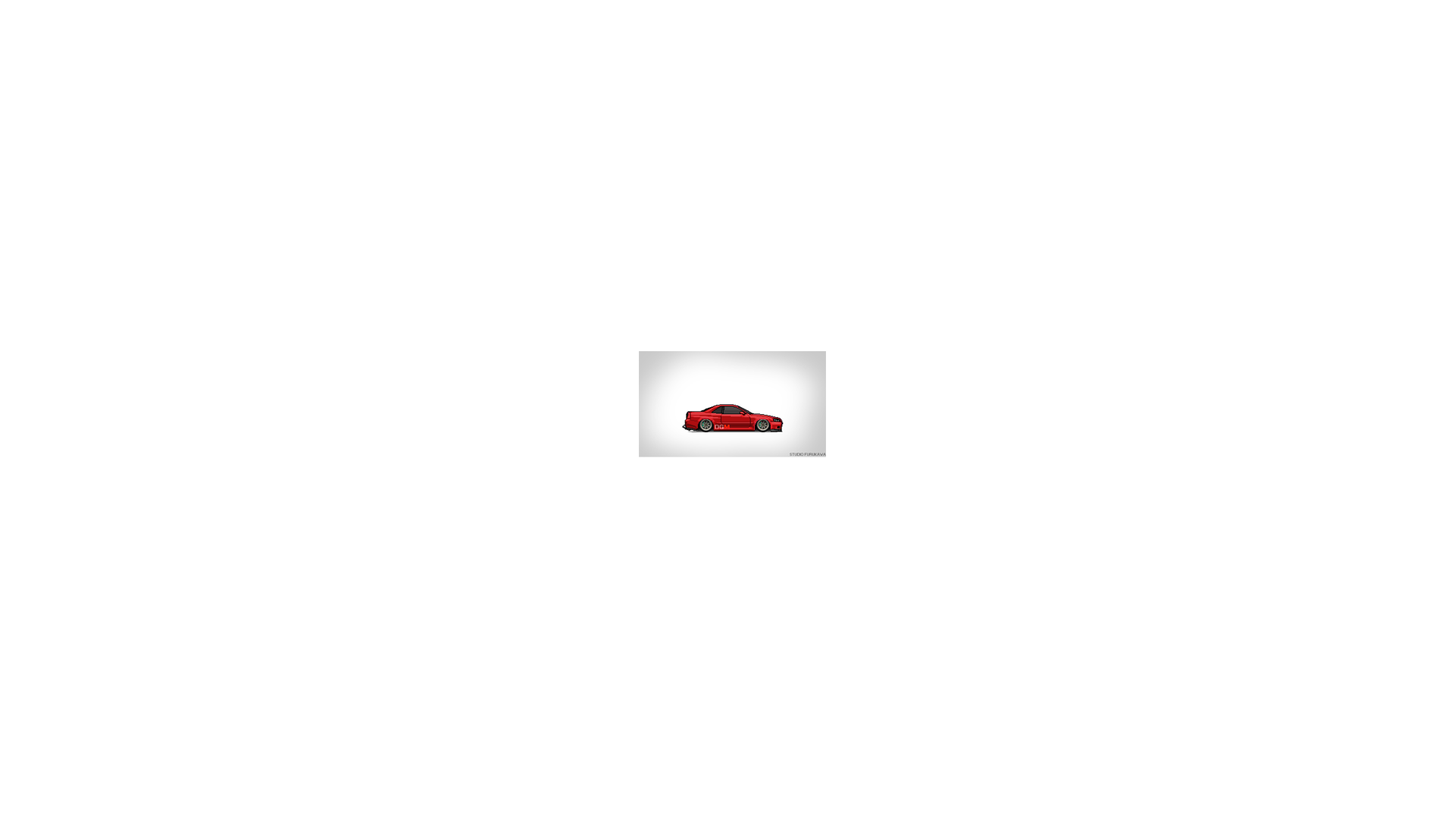
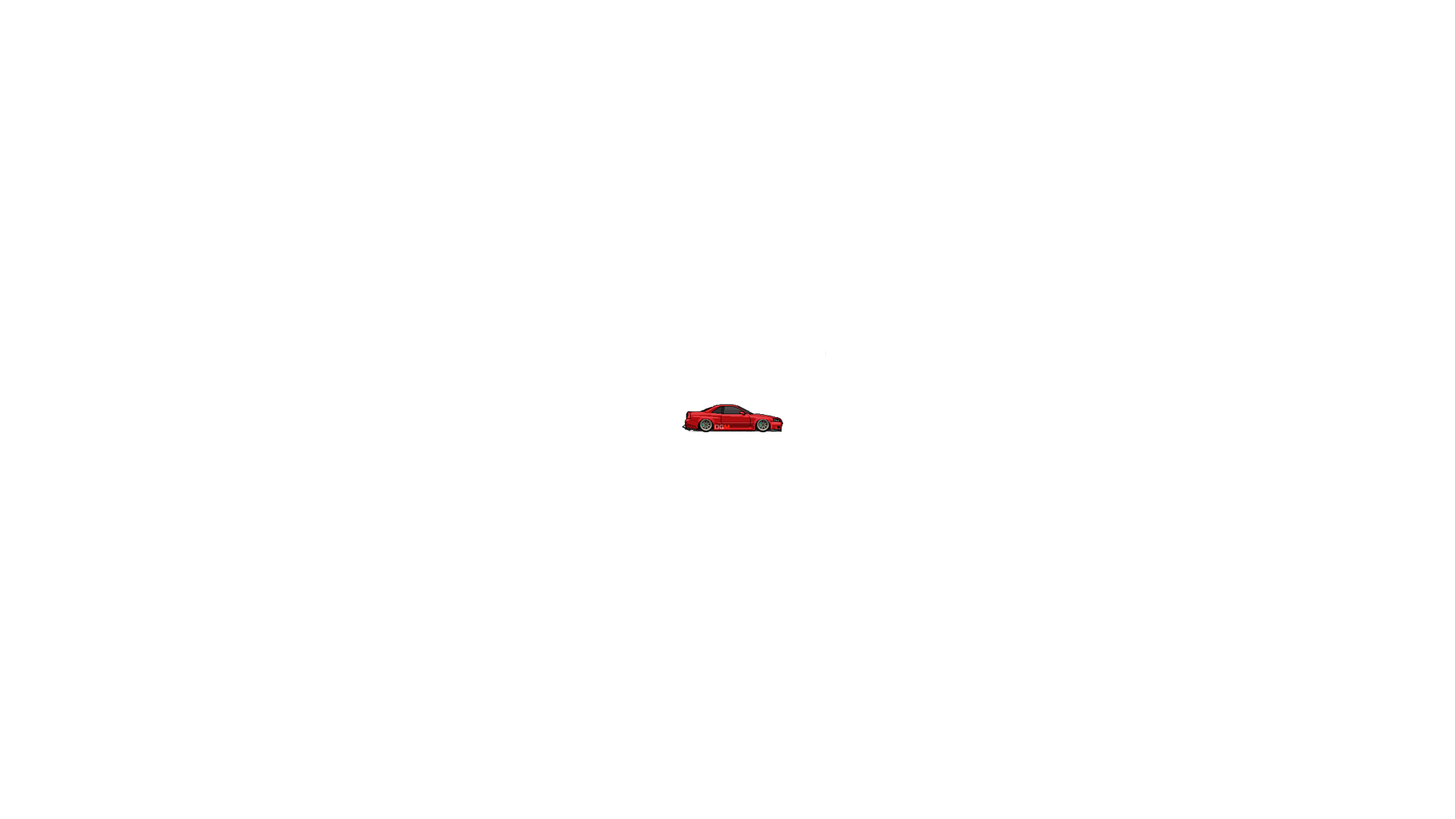
Layer changes from the first 1455×819 image to the second:
painted on "Layer 0" over <box>638,350,827,458</box>
